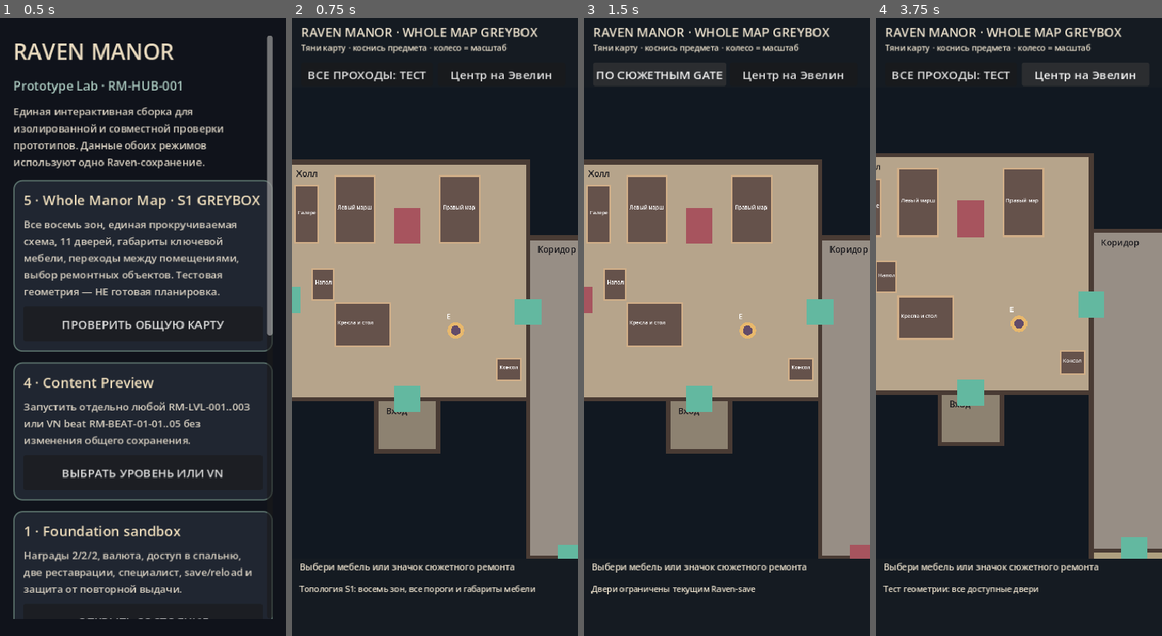
Above: before the commit, frames 1-4 (left to right).
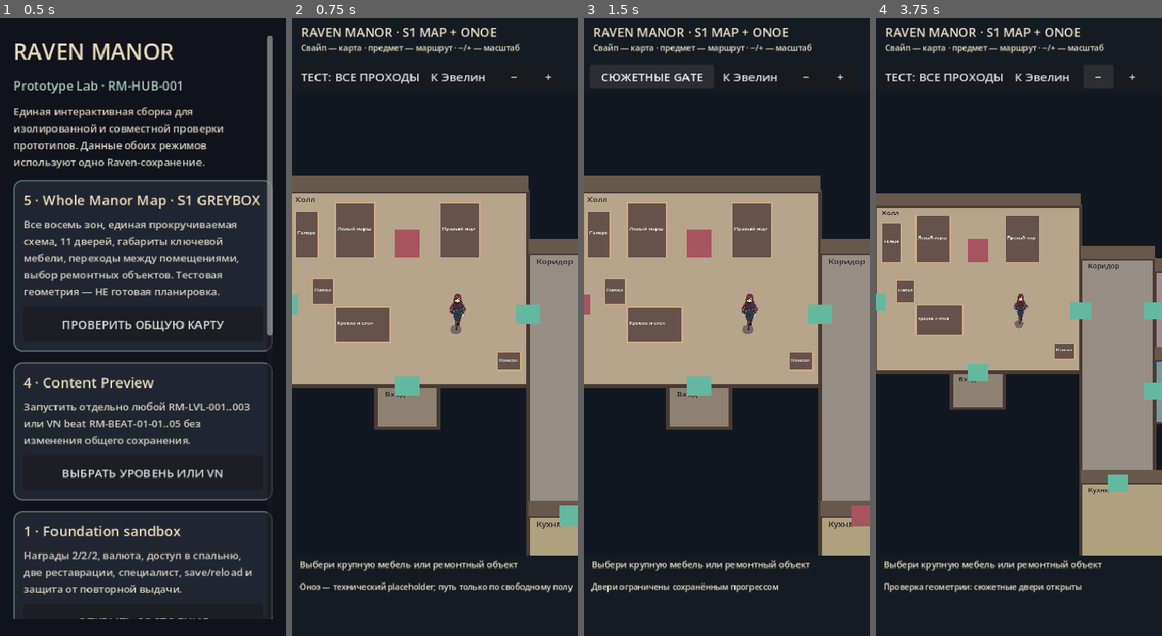
Above: after the commit, the same moments.

Repository: bezdredoff/RavenManor-Godot
Game: Godot game, scene res://scenes/raven/prototype_launcher.tscn
Same seed, same stepped clock (60 frames per second), same inputs: the game is played once before the commit and once after it.
Inputs (mouse positions are in pixels of both pictures, inside the frame that each line leads up to):
- Up to frame 1 (0.5 s): no input
- Up to frame 2 (0.75 s): click "ПРОВЕРИТЬ ОБЩУЮ КАРТУ" at 0.5 s
- Up to frame 3 (1.5 s): click "ВСЕ ПРОХОДЫ: ТЕСТ" (after the commit: "ТЕСТ: ВСЕ ПРОХОДЫ") at 1.25 s
- Up to frame 4 (3.75 s): click "ПО СЮЖЕТНЫМ GATE" (after the commit: "СЮЖЕТНЫЕ GATE") at 2 s; click "Центр на Эвелин" (after the commit: "К Эвелин") at 2.75 s; click (1099, 73) at 3.5 s, where only the run after the commit has a clickable "−"

Frame 1 is identical in both runs. In frame 2, 16% of the frame differs, in the area x 0-100%, y 1-94%; in frame 3, 16%; in frame 4, 26%.

Commit message:
Animate Onoe on shared projected floor and replace diagonal room-center routes with collision-aware orthogonal grid paths

Diff:
--- a/scripts/raven/season1_map_greybox.gd
+++ b/scripts/raven/season1_map_greybox.gd
@@ -1,12 +1,19 @@
 extends Control
-## RM-MAP-S1 contiguous footprint feasibility, intentionally separate from accepted RM-VS-01.
-## Geometry and furniture are placeholders; never claim production art calibration.
+## RM-MAP-S1 continuous-map feasibility. Uniform shallow projected floor, NOT canonical room art.
+## Onoe assets are owner-created test placeholders, not Evelyn.
 const DATA = preload("res://data/raven/season1_world_map.json")
-const Snapshot = preload("res://scripts/raven/raven_snapshot.gd")
 const Store = preload("res://scripts/raven/raven_campaign_store.gd")
-const VIEW_TOP := 98.0
-const VIEW_BOTTOM := 740.0
-const TRAVEL_SPEED := 460.0
+const ONOE_WALK = preload("res://assets/prototypes/onoe/onoe_walk_sheet_v1.png")
+const ONOE_SIDE = preload("res://assets/prototypes/onoe/onoe_side_walk_v2.png")
+const CELL := 25
+const WALL_MARGIN := 28.0
+const DOOR_RADIUS := 70.0
+const FURNITURE_MARGIN := 21.0
+const FLOOR_DEPTH_RATIO := 0.82
+const TRAVEL_SPEED := 375.0
+const TOP_UI_HEIGHT := 102.0
+const BOTTOM_UI_HEIGHT := 110.0
+
 var rooms: Array
 var doors: Array
 var props: Array
@@ -15,21 +22,19 @@
 var zoom := 0.47
 var dragging := false
 var drag_distance := 0.0
-var drag_origin := Vector2.ZERO
 var actor_pos := Vector2(990, 640)
 var movement_points: Array[Vector2] = []
-var local_return: Array[Vector2] = []
-var selected_prop := {}
+var selected_prop: Dictionary = {}
 var repaired_in_preview := {}
-var repair_button: Button
 var explore_all := true
 var follow_actor := false
-var nav := AStar2D.new()
-var points: Array[Vector2] = []
+var grid := AStarGrid2D.new()
+var actor_sprite: AnimatedSprite2D
 var snapshot: Dictionary
 var status_label: Label
 var selected_label: Label
 var action_button: Button
+var repair_button: Button
 var toggle_button: Button
 
 func _ready() -> void:
@@ -40,67 +45,135 @@
 	props = DATA.data.props
 	snapshot = Store.new().load_campaign()
 	_make_ui()
+	_make_onoe()
 	_rebuild_navigation()
+	_update_actor_screen()
 	queue_redraw()
 
 func _make_ui() -> void:
 	var header := ColorRect.new()
 	header.color = Color("151b22")
 	header.set_anchors_and_offsets_preset(PRESET_TOP_WIDE)
-	header.offset_bottom = 95
+	header.offset_bottom = TOP_UI_HEIGHT
 	header.mouse_filter = MOUSE_FILTER_IGNORE
 	add_child(header)
-	var title := _label("RAVEN MANOR · WHOLE MAP GREYBOX", 17)
-	title.position = Vector2(12, 7); title.size = Vector2(310, 24)
-	add_child(title)
-	var help := _label("Тяни карту · коснись предмета · колесо = масштаб", 11)
-	help.position = Vector2(12, 33); help.size = Vector2(365, 24)
-	add_child(help)
-	toggle_button = _button("ВСЕ ПРОХОДЫ: ТЕСТ", Vector2(12, 61), Vector2(180, 32), _toggle_explore)
-	_button("Центр на Эвелин", Vector2(199, 61), Vector2(174, 32), _recenter)
-	var footer := ColorRect.new(); footer.color = Color("151b22")
+	var title := _label("RAVEN MANOR · S1 MAP + ONOE", 17)
+	title.position = Vector2(12, 7); title.size = Vector2(365, 24); add_child(title)
+	var help := _label("Свайп — карта · предмет — маршрут · −/+ — масштаб", 11)
+	help.position = Vector2(12, 33); help.size = Vector2(365, 24); add_child(help)
+	toggle_button = _button("ТЕСТ: ВСЕ ПРОХОДЫ", Vector2(8, 64), Vector2(165, 32), _toggle_explore)
+	_button("К Эвелин", Vector2(181, 64), Vector2(92, 32), _recenter)
+	_button("−", Vector2(283, 64), Vector2(41, 32), _zoom_out)
+	_button("+", Vector2(330, 64), Vector2(41, 32), _zoom_in)
+	var footer := ColorRect.new()
+	footer.color = Color("151b22")
 	footer.anchor_top = 1.0; footer.anchor_bottom = 1.0
-	footer.offset_top = -106; footer.offset_bottom = 0
-	footer.anchor_right = 1.0; footer.mouse_filter = MOUSE_FILTER_IGNORE
-	add_child(footer)
-	selected_label = _label("Выбери мебель или значок сюжетного ремонта", 12)
+	footer.offset_top = -BOTTOM_UI_HEIGHT; footer.offset_bottom = 0
+	footer.anchor_right = 1.0; footer.mouse_filter = MOUSE_FILTER_IGNORE; add_child(footer)
+	selected_label = _label("Выбери крупную мебель или ремонтный объект", 12)
 	selected_label.anchor_top = 1.0; selected_label.anchor_bottom = 1.0
-	selected_label.position = Vector2(10, -103); selected_label.size = Vector2(365, 28)
-	add_child(selected_label)
-	status_label = _label("Топология S1: восемь зон, все пороги и габариты мебели", 11)
+	selected_label.position = Vector2(10, -106); selected_label.size = Vector2(365, 28); add_child(selected_label)
+	status_label = _label("Оноэ — технический placeholder; путь только по свободному полу", 11)
 	status_label.anchor_top = 1.0; status_label.anchor_bottom = 1.0
-	status_label.position = Vector2(10, -72); status_label.size = Vector2(365, 27)
-	add_child(status_label)
+	status_label.position = Vector2(10, -75); status_label.size = Vector2(365, 29); add_child(status_label)
 	action_button = _button("MATCH-3", Vector2(10, 0), Vector2(116, 36), _open_preview)
-	action_button.anchor_top = 1.0; action_button.anchor_bottom = 1.0; action_button.position.y = -43
-	action_button.disabled = true
+	action_button.anchor_top = 1.0; action_button.anchor_bottom = 1.0
+	action_button.position.y = -43; action_button.disabled = true
 	repair_button = _button("До / После", Vector2(135, 0), Vector2(112, 36), _toggle_repair)
-	repair_button.anchor_top = 1.0; repair_button.anchor_bottom = 1.0; repair_button.position.y = -43
-	repair_button.disabled = true
-	var back := _button("← Меню", Vector2(256, 0), Vector2(116, 36), func(): get_tree().change_scene_to_file("res://scenes/raven/prototype_launcher.tscn"))
+	repair_button.anchor_top = 1.0; repair_button.anchor_bottom = 1.0
+	repair_button.position.y = -43; repair_button.disabled = true
+	var back := _button("← Меню", Vector2(256, 0), Vector2(116, 36),
+		func(): get_tree().change_scene_to_file("res://scenes/raven/prototype_launcher.tscn"))
 	back.anchor_top = 1.0; back.anchor_bottom = 1.0; back.position.y = -43
 
 func _label(t: String, font_size: int) -> Label:
-	var l := Label.new(); l.text = t; l.add_theme_font_size_override("font_size", font_size)
-	l.add_theme_color_override("font_color", Color("efe4cf")); l.mouse_filter = MOUSE_FILTER_IGNORE
+	var l := Label.new(); l.text = t
+	l.add_theme_font_size_override("font_size", font_size)
+	l.add_theme_color_override("font_color", Color("efe4cf"))
+	l.mouse_filter = MOUSE_FILTER_IGNORE
 	return l
 
 func _button(t: String, pos: Vector2, dims: Vector2, callback: Callable) -> Button:
-	var b := Button.new(); b.text = t; b.position = pos; b.size = dims; b.pressed.connect(callback); add_child(b)
+	var b := Button.new()
+	b.text = t; b.position = pos; b.size = dims
+	b.pressed.connect(callback); add_child(b)
 	return b
+
+func _make_onoe() -> void:
+	var frames := SpriteFrames.new()
+	frames.remove_animation("default")
+	for clip in [["down", 0], ["up", 3]]:
+		frames.add_animation(clip[0])
+		frames.set_animation_speed(clip[0], 7)
+		frames.set_animation_loop(clip[0], true)
+		for column in 4:
+			var atlas := AtlasTexture.new()
+			atlas.atlas = ONOE_WALK
+			atlas.region = Rect2(column * 256, int(clip[1]) * 384, 256, 384)
+			frames.add_frame(clip[0], atlas)
+	frames.add_animation("side")
+	frames.set_animation_speed("side", 10)
+	frames.set_animation_loop("side", true)
+	for column in 8:
+		var side_atlas := AtlasTexture.new()
+		side_atlas.atlas = ONOE_SIDE
+		side_atlas.region = Rect2(column * 272, 0, 272, 724)
+		frames.add_frame("side", side_atlas)
+	actor_sprite = AnimatedSprite2D.new()
+	actor_sprite.sprite_frames = frames
+	actor_sprite.animation = "down"
+	actor_sprite.stop()
+	actor_sprite.frame = 0
+	actor_sprite.z_index = 20
+	add_child(actor_sprite)
+
+func _update_actor_screen() -> void:
+	if not is_instance_valid(actor_sprite):
+		return
+	var side := actor_sprite.animation == "side"
+	var native_height := 724.0 if side else 384.0
+	var scale_factor := (0.15 if side else 0.28) * zoom
+	actor_sprite.scale = Vector2.ONE * scale_factor
+	actor_sprite.position = _screen_from_world(actor_pos) - Vector2(0, native_height * scale_factor * 0.5)
+	var screen_y := actor_sprite.position.y
+	actor_sprite.visible = screen_y > TOP_UI_HEIGHT - 48.0 and screen_y < size.y - BOTTOM_UI_HEIGHT + 25.0
+
+func _set_actor_motion(delta: Vector2) -> void:
+	if delta.length_squared() < 0.01:
+		return
+	var clip := "side" if absf(delta.x) > absf(delta.y) else ("down" if delta.y >= 0 else "up")
+	if actor_sprite.animation != clip:
+		actor_sprite.animation = clip
+	actor_sprite.flip_h = clip == "side" and delta.x < 0
+	if not actor_sprite.is_playing():
+		actor_sprite.play()
+
+func _zoom_in() -> void:
+	_set_zoom(zoom * 1.17)
+
+func _zoom_out() -> void:
+	_set_zoom(zoom / 1.17)
+
+func _set_zoom(value: float) -> void:
+	zoom = clampf(value, 0.20, 0.90)
+	queue_redraw()
+	_update_actor_screen()
 
 func _toggle_explore() -> void:
 	explore_all = not explore_all
-	toggle_button.text = "ВСЕ ПРОХОДЫ: ТЕСТ" if explore_all else "ПО СЮЖЕТНЫМ GATE"
+	toggle_button.text = "ТЕСТ: ВСЕ ПРОХОДЫ" if explore_all else "СЮЖЕТНЫЕ GATE"
 	movement_points.clear()
+	if is_instance_valid(actor_sprite):
+		actor_sprite.stop(); actor_sprite.frame = 0
 	_rebuild_navigation()
-	status_label.text = "Тест геометрии: все доступные двери" if explore_all else "Двери ограничены текущим Raven-save"
+	status_label.text = "Проверка геометрии: сюжетные двери открыты" if explore_all else "Двери ограничены сохранённым прогрессом"
 	queue_redraw()
 
 func _recenter() -> void:
 	center = actor_pos
 	follow_actor = true
 	queue_redraw()
+	_update_actor_screen()
 
 func _open_preview() -> void:
 	if not str(selected_prop.get("level", "")).is_empty():
@@ -111,171 +184,232 @@
 	var id := str(selected_prop.get("id", ""))
 	if id.is_empty(): return
 	repaired_in_preview[id] = not bool(repaired_in_preview.get(id, false))
-	status_label.text = "Визуальный тест: " + ("после ремонта" if repaired_in_preview[id] else "до ремонта") + " (без изменения Raven-save)"
-	queue_redraw()
-
-
-func _room_center(index: int) -> Vector2:
-	var r: Array = rooms[index].rect
-	if rooms[index].has("safeCenter"):
-		return Vector2(float(rooms[index].safeCenter[0]), float(rooms[index].safeCenter[1]))
-	return Vector2(float(r[0]) + float(r[2]) * 0.5, float(r[1]) + float(r[3]) * 0.5)
+	status_label.text = "Визуальный тест: " + ("после ремонта" if repaired_in_preview[id] else "до ремонта") + " (Raven-save не меняется)"
+	queue_redraw()
+
+func _room_rect(room: Dictionary) -> Rect2:
+	var a: Array = room.rect
+	return Rect2(float(a[0]), float(a[1]), float(a[2]), float(a[3]))
+
+func _prop_rect(prop: Dictionary) -> Rect2:
+	var a: Array = prop.rect
+	return Rect2(float(a[0]), float(a[1]), float(a[2]), float(a[3]))
+
+func _room_at(p: Vector2) -> int:
+	for i in range(rooms.size()):
+		if _room_rect(rooms[i]).has_point(p): return i
+	return -1
 
 func _door_enabled(d: Dictionary) -> bool:
 	if str(d.status) == "future": return false
 	if explore_all: return true
 	return str(d.status) == "open" or snapshot.get("unlockedDoors", []).has(str(d.id))
 
+func _near_valid_door(p: Vector2, room_index: int) -> bool:
+	for d in doors:
+		if not _door_enabled(d):
+			continue
+		if int(d.a) != room_index and int(d.b) != room_index:
+			continue
+		var dp := Vector2(float(d.point[0]), float(d.point[1]))
+		if dp.distance_to(p) <= DOOR_RADIUS:
+			return true
+	return false
+
+func _is_walkable(p: Vector2) -> bool:
+	var index := _room_at(p)
+	if index == -1:
+		return false
+	var r := _room_rect(rooms[index])
+	var on_wall := p.x < r.position.x + WALL_MARGIN or p.x > r.end.x - WALL_MARGIN
+	on_wall = on_wall or p.y < r.position.y + WALL_MARGIN or p.y > r.end.y - WALL_MARGIN
+	if on_wall and not _near_valid_door(p, index):
+		return false
+	for prop in props:
+		if int(prop.room) == index and _prop_rect(prop).grow(FURNITURE_MARGIN).has_point(p):
+			return false
+	return true
+
 func _rebuild_navigation() -> void:
-	nav.clear(); points.clear()
-	for i in range(rooms.size()):
-		_add_nav_point(_room_center(i))
-	for d in doors:
-		if not _door_enabled(d): continue
-		var p := Vector2(float(d.point[0]), float(d.point[1]))
-		var index := _add_nav_point(p)
-		_link_chain(int(d.a), d.get("routeA", []), index)
-		if int(d.b) >= 0: _link_chain(index, d.get("routeB", []), int(d.b))
-	queue_redraw()
-
-func _link_chain(from_index: int, guide: Array, to_index: int) -> void:
-	var last_id := from_index
-	for raw in guide:
-		var v := Vector2(float(raw[0]), float(raw[1]))
-		var next_id := _add_nav_point(v)
-		nav.connect_points(last_id, next_id)
-		last_id = next_id
-	nav.connect_points(last_id, to_index)
-
-
-func _add_nav_point(p: Vector2) -> int:
-	var idx := points.size()
-	points.append(p); nav.add_point(idx, p)
-	return idx
-
-func _nearest_room(pos: Vector2) -> int:
-	for i in range(rooms.size()):
-		var r: Array = rooms[i].rect
-		if Rect2(float(r[0]), float(r[1]), float(r[2]), float(r[3])).has_point(pos): return i
-	return 1
-
-func _route_to(target: Vector2, room_index: int, local_steps: Array = []) -> void:
-	var origin_room := _nearest_room(actor_pos)
-	var path_ids := nav.get_id_path(origin_room, room_index)
-	if path_ids.is_empty():
-		status_label.text = "Заблокировано: проход ещё закрыт"; return
+	grid.region = Rect2i(Vector2i.ZERO, Vector2i(ceili(DATA.data.worldSize[0] / CELL), ceili(DATA.data.worldSize[1] / CELL)))
+	grid.cell_size = Vector2(CELL, CELL)
+	grid.offset = Vector2(CELL * 0.5, CELL * 0.5)
+	grid.diagonal_mode = AStarGrid2D.DIAGONAL_MODE_NEVER
+	grid.update()
+	for y in range(grid.region.size.y):
+		for x in range(grid.region.size.x):
+			var cell := Vector2i(x, y)
+			if not _is_walkable(grid.get_point_position(cell)):
+				grid.set_point_solid(cell)
+	queue_redraw()
+
+func _nearest_open_cell(pos: Vector2, room_index: int) -> Vector2i:
+	var source := Vector2i(floori(pos.x / CELL), floori(pos.y / CELL))
+	var candidate := Vector2i(-1, -1)
+	var best_distance := INF
+	for radius in range(0, 13):
+		for dy in range(-radius, radius + 1):
+			for dx in range(-radius, radius + 1):
+				if radius > 0 and maxi(absi(dx), absi(dy)) != radius:
+					continue
+				var cell := source + Vector2i(dx, dy)
+				if cell.x < 0 or cell.y < 0 or cell.x >= grid.region.size.x or cell.y >= grid.region.size.y:
+					continue
+				if grid.is_point_solid(cell):
+					continue
+				var point := grid.get_point_position(cell)
+				if _room_at(point) != room_index:
+					continue
+				var dist := pos.distance_squared_to(point)
+				if dist < best_distance:
+					best_distance = dist
+					candidate = cell
+		if candidate.x >= 0:
+			return candidate
+	return candidate
+
+func _path_between(start: Vector2, destination: Vector2, dest_room: int) -> PackedVector2Array:
+	var from_room := _room_at(start)
+	if from_room < 0 or dest_room < 0 or dest_room >= rooms.size():
+		return PackedVector2Array()
+	var a := _nearest_open_cell(start, from_room)
+	var b := _nearest_open_cell(destination, dest_room)
+	if a.x < 0 or b.x < 0:
+		return PackedVector2Array()
+	return grid.get_point_path(a, b)
+
+func _route_to(destination: Vector2, room_index: int) -> void:
+	var path := _path_between(actor_pos, destination, room_index)
+	if path.is_empty():
+		status_label.text = "Путь недоступен: стена, мебель или закрытая дверь"
+		return
 	movement_points.clear()
-	for i in range(local_return.size() - 1, -1, -1):
-		movement_points.append(local_return[i])
-	movement_points.append(_room_center(origin_room))
-	for idx in path_ids:
-		var p := points[int(idx)]
-		if movement_points.is_empty() or movement_points.back().distance_to(p) > 1:
-			movement_points.append(p)
-	local_return.clear()
-	for raw in local_steps:
-		var stop := Vector2(float(raw[0]), float(raw[1]))
-		movement_points.append(stop)
-		local_return.append(stop)
-	movement_points.append(target)
+	for point in path:
+		# Grid is orthogonal; removing only points from a collinear run preserves obstacle clearance.
+		if movement_points.size() >= 2:
+			var last := movement_points[movement_points.size() - 1]
+			var previous := movement_points[movement_points.size() - 2]
+			var previous_dir := last - previous
+			var next_dir := point - last
+			if absf(previous_dir.cross(next_dir)) < 0.1 and previous_dir.dot(next_dir) > 0:
+				movement_points.pop_back()
+		movement_points.append(point)
 	follow_actor = true
-	status_label.text = "Эвелин идёт по маршруту через %d узлов" % movement_points.size()
+	status_label.text = "Ортогональный маршрут · %d поворотов" % maxi(0, movement_points.size() - 1)
+	queue_redraw()
 
 func _process(delta: float) -> void:
 	if not movement_points.is_empty():
-		var target: Vector2 = movement_points.front()
-		actor_pos = actor_pos.move_toward(target, TRAVEL_SPEED * delta)
-		if actor_pos.distance_to(target) < 0.6: movement_points.pop_front()
+		var next: Vector2 = movement_points.front()
+		_set_actor_motion(next - actor_pos)
+		actor_pos = actor_pos.move_toward(next, TRAVEL_SPEED * delta)
+		if actor_pos.distance_to(next) < 0.8:
+			movement_points.pop_front()
+		if movement_points.is_empty():
+			actor_sprite.stop()
+			actor_sprite.frame = 0
 		if follow_actor: center = actor_pos
 		queue_redraw()
-
-func _offset() -> Vector2:
-	return Vector2(size.x * 0.5, (VIEW_TOP + minf(size.y - 107.0, VIEW_BOTTOM)) * 0.5) - center * zoom
+	_update_actor_screen()
+
+func _screen_from_world(p: Vector2) -> Vector2:
+	var viewport_mid := Vector2(size.x * 0.5, (TOP_UI_HEIGHT + size.y - BOTTOM_UI_HEIGHT) * 0.5)
+	return viewport_mid + Vector2((p.x - center.x) * zoom, (p.y - center.y) * zoom * FLOOR_DEPTH_RATIO)
 
 func _from_screen(p: Vector2) -> Vector2:
-	return (p - _offset()) / zoom
+	var viewport_mid := Vector2(size.x * 0.5, (TOP_UI_HEIGHT + size.y - BOTTOM_UI_HEIGHT) * 0.5)
+	return center + Vector2((p.x - viewport_mid.x) / zoom, (p.y - viewport_mid.y) / (zoom * FLOOR_DEPTH_RATIO))
 
 func _gui_input(event: InputEvent) -> void:
 	if event is InputEventMouseButton:
 		if event.button_index == MOUSE_BUTTON_WHEEL_UP and event.pressed:
-			zoom = clampf(zoom * 1.12, 0.16, 1.25); queue_redraw(); accept_event()
+			_zoom_in(); accept_event()
 		elif event.button_index == MOUSE_BUTTON_WHEEL_DOWN and event.pressed:
-			zoom = clampf(zoom / 1.12, 0.16, 1.25); queue_redraw(); accept_event()
+			_zoom_out(); accept_event()
 		elif event.button_index == MOUSE_BUTTON_LEFT:
-			if event.pressed: dragging = true; drag_distance = 0; drag_origin = event.position
+			if event.pressed:
+				dragging = true; drag_distance = 0.0
 			else:
-				if dragging and drag_distance < 12: _select_at(_from_screen(event.position))
+				if dragging and drag_distance < 12.0:
+					_select_at(_from_screen(event.position))
 				dragging = false
 			accept_event()
 	elif event is InputEventMouseMotion and dragging:
-		center -= event.relative / zoom
+		center -= Vector2(event.relative.x / zoom, event.relative.y / (zoom * FLOOR_DEPTH_RATIO))
 		drag_distance += event.relative.length()
 		follow_actor = false; queue_redraw(); accept_event()
 	elif event is InputEventScreenTouch:
-		if event.pressed: dragging = true; drag_distance = 0
+		if event.pressed:
+			dragging = true; drag_distance = 0.0
 		else:
-			if dragging and drag_distance < 12: _select_at(_from_screen(event.position))
+			if dragging and drag_distance < 12.0:
+				_select_at(_from_screen(event.position))
 			dragging = false
 		accept_event()
 	elif event is InputEventScreenDrag:
-		center -= event.relative / zoom; drag_distance += event.relative.length()
+		center -= Vector2(event.relative.x / zoom, event.relative.y / (zoom * FLOOR_DEPTH_RATIO))
+		drag_distance += event.relative.length()
 		follow_actor = false; queue_redraw(); accept_event()
 
 func _select_at(p: Vector2) -> void:
-	if not movement_points.is_empty():
-		status_label.text = "Сначала заверши текущее перемещение Эвелин"
-		return
 	for item in props:
-		var r: Array = item.rect
-		var box := Rect2(float(r[0]), float(r[1]), float(r[2]), float(r[3]))
-		if box.grow(24).has_point(p):
+		var box := _prop_rect(item)
+		if box.grow(18).has_point(p):
 			selected_prop = item
 			selected_label.text = str(item.title) + (" · " + str(item.restoration) if not str(item.restoration).is_empty() else "")
 			action_button.disabled = str(item.level).is_empty()
 			repair_button.disabled = str(item.restoration).is_empty()
-			var dest := Vector2(box.position.x + box.size.x * 0.5, box.position.y + box.size.y + 70)
+			var dest := box.position + Vector2(box.size.x * 0.5, box.size.y + 70.0)
 			if item.has("approach"):
 				dest = Vector2(float(item.approach[0]), float(item.approach[1]))
-			_route_to(dest, int(item.room), item.get("localRoute", []))
-			queue_redraw(); return
+			_route_to(dest, int(item.room))
+			return
 	for d in doors:
 		var dp := Vector2(float(d.point[0]), float(d.point[1]))
-		if dp.distance_to(p) < 90:
+		if dp.distance_to(p) < 82:
+			selected_prop = {}
 			selected_label.text = str(d.id)
 			action_button.disabled = true
 			repair_button.disabled = true
-			if _door_enabled(d) and int(d.b) >= 0: _route_to(_room_center(int(d.b)), int(d.b))
-			else: status_label.text = "Заблокировано: закрытая зона или сюжетный gate"
-			queue_redraw(); return
+			if _door_enabled(d) and int(d.b) >= 0:
+				_route_to(_room_rect(rooms[int(d.b)]).get_center(), int(d.b))
+			else:
+				status_label.text = "Закрытая зона или сюжетный gate"
+			queue_redraw()
+			return
 
 func _draw() -> void:
 	draw_rect(Rect2(Vector2.ZERO, size), Color("111821"))
-	draw_set_transform(_offset(), 0, Vector2.ONE * zoom)
+	var viewport_mid := Vector2(size.x * 0.5, (TOP_UI_HEIGHT + size.y - BOTTOM_UI_HEIGHT) * 0.5)
+	var offset := viewport_mid - Vector2(center.x * zoom, center.y * zoom * FLOOR_DEPTH_RATIO)
+	draw_set_transform(offset, 0.0, Vector2(zoom, zoom * FLOOR_DEPTH_RATIO))
 	var f := ThemeDB.fallback_font
 	for room in rooms:
-		var a: Array = room.rect
-		var r := Rect2(float(a[0]), float(a[1]), float(a[2]), float(a[3]))
+		var r := _room_rect(room)
 		draw_rect(r, Color(str(room.color)))
-		draw_rect(r, Color("493b34"), false, 13)
-		draw_string(f, r.position + Vector2(28, 43), str(room.title), HORIZONTAL_ALIGNMENT_LEFT, -1, 25, Color("1d1c20"))
-	# Hall split stairs and east door keep precise owner-selected topology.
+		draw_rect(r, Color("493b34"), false, 12.0)
+		# Shallow wall height as a separate visible fascia, not an eye-level perspective.
+		var upper_wall := PackedVector2Array([
+			r.position + Vector2(0, 0),
+			r.position + Vector2(0, -54),
+			r.position + Vector2(r.size.x, -54),
+			r.position + Vector2(r.size.x, 0)])
+		draw_colored_polygon(upper_wall, Color("67584c"))
+		draw_string(f, r.position + Vector2(25, 38), str(room.title), HORIZONTAL_ALIGNMENT_LEFT, -1, 24, Color("262026"))
 	for d in doors:
 		var dp := Vector2(float(d.point[0]), float(d.point[1]))
-		draw_rect(Rect2(dp - Vector2(38, 38), Vector2(76, 76)), Color("63b8a0") if _door_enabled(d) else Color("a7545e"))
+		draw_rect(Rect2(dp - Vector2(35, 35), Vector2(70, 70)), Color("63b8a0") if _door_enabled(d) else Color("a7545e"))
 	for item in props:
-		var a: Array = item.rect
-		var r := Rect2(float(a[0]), float(a[1]), float(a[2]), float(a[3]))
-		var chosen: bool = str(item.id) == str(selected_prop.get("id", ""))
-		draw_rect(r, Color("79b894") if bool(repaired_in_preview.get(str(item.id), false)) else (Color("d7b16c") if chosen else Color("65524b")))
-		draw_rect(r, Color("f6d888") if chosen else Color("d0ae88"), false, 5)
-		draw_string(f, r.position + Vector2(7, maxf(25, r.size.y * 0.5)), str(item.title), HORIZONTAL_ALIGNMENT_LEFT, int(r.size.x) - 12, 15, Color.WHITE)
-	# Diagnostic path rendered beneath protagonist, not final art.
+		var r := _prop_rect(item)
+		var chosen := str(item.id) == str(selected_prop.get("id", ""))
+		var fill := Color("79b894") if bool(repaired_in_preview.get(str(item.id), false)) else (Color("d7b16c") if chosen else Color("65524b"))
+		draw_rect(r, fill)
+		draw_rect(r, Color("f6d888") if chosen else Color("d0ae88"), false, 4.0)
+		draw_string(f, r.position + Vector2(6, maxf(25, r.size.y * 0.5)), str(item.title), HORIZONTAL_ALIGNMENT_LEFT, int(r.size.x) - 12, 15, Color.WHITE)
 	if not movement_points.is_empty():
 		var last := actor_pos
-		for v in movement_points:
-			draw_line(last, v, Color("8bd5ed"), 7)
-			last = v
-	draw_circle(actor_pos, 24, Color("e8b86c"))
-	draw_circle(actor_pos, 14, Color("634c69"))
-	draw_string(f, actor_pos + Vector2(-27, -34), "E", HORIZONTAL_ALIGNMENT_LEFT, -1, 22, Color.WHITE)
+		for waypoint in movement_points:
+			draw_line(last, waypoint, Color("78cbea"), 5.0)
+			last = waypoint
+	draw_circle(actor_pos, 16, Color(0.2, 0.15, 0.22, 0.48))
 	draw_set_transform(Vector2.ZERO)
